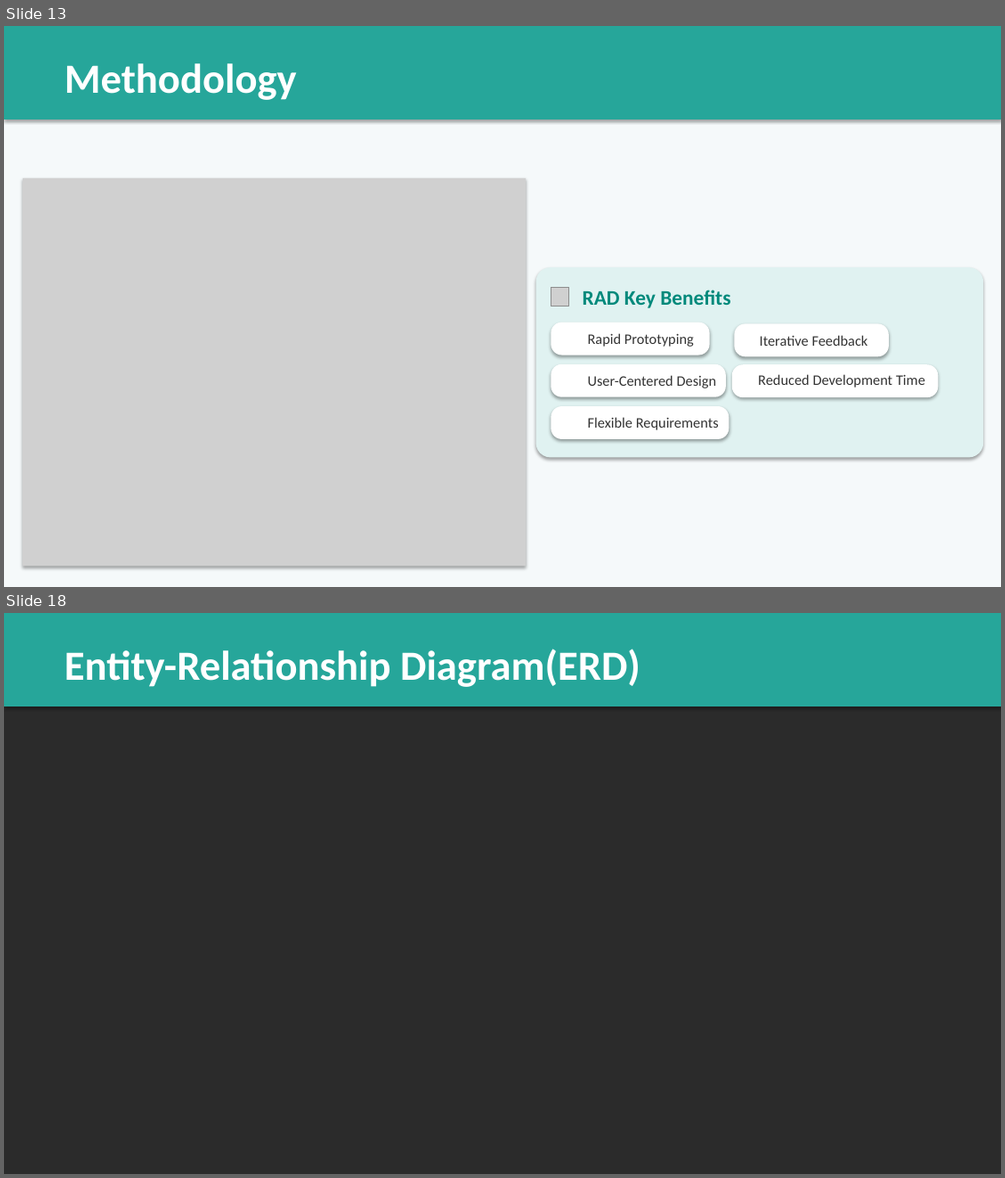
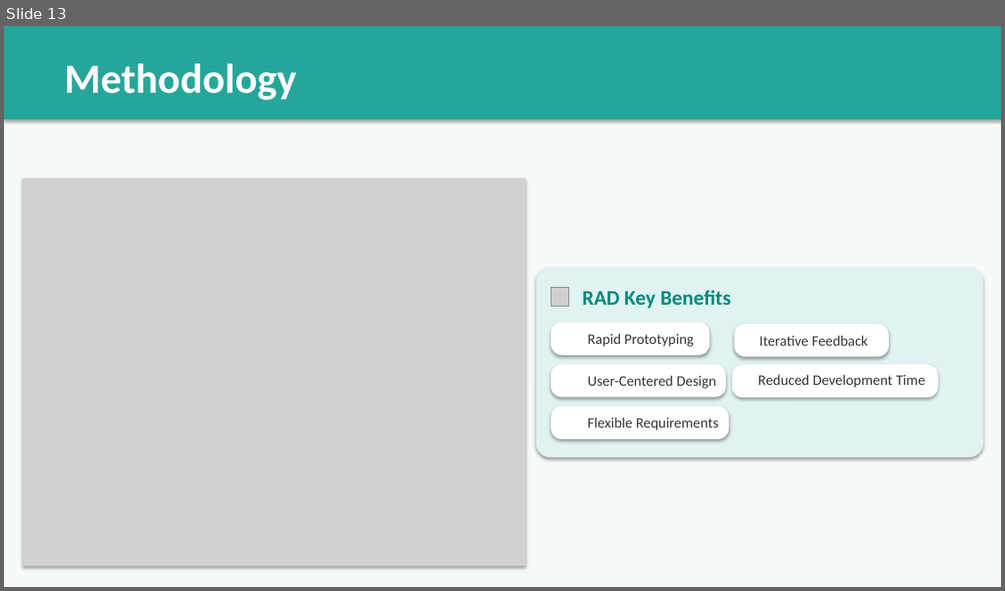
Before and after one commit to jemhakdog/Interactive-Digital-Cultural-Map-and-Local-Tourism-Information-system-for-Mangatarem--Pangasinan, a slide deck: docs/ppt/Interactive-Digital-Cultural-Map-and-Local-Tourism-Information-System.pptx. Shown one above the other, each under a label of ours: slides 13 and 18 before the commit, slide 13 after it; the slides between them are not shown. The pictures are 1005x1178 and 1005x591 pixels, drawn with LibreOffice and Linux fonts; fonts in the diff are those of the drawing; grey boxes stand for pictures; background and template pictures are left out; a plain dark background stands for a picture behind light text. Boxes give left, top, right and bottom in pixels: in the first picture for what was removed or moved away, otherwise in the second. Text is boxed around its words. In the diff, an @@ line names an element or a change of style, - is before the commit and + after.

```diff
--- a/docs/ppt/Interactive-Digital-Cultural-Map-and-Local-Tourism-Information-System.pptx
+++ b/docs/ppt/Interactive-Digital-Cultural-Map-and-Local-Tourism-Information-System.pptx
@@ slide 18 removed at (4,613,1001,1174), background picture (left out) @@
@@ rectangle removed at (4,613,1001,706) @@
@@ text removed at (65,649,640,687) @@
-Entity-Relationship Diagram(ERD)
```
Also in this commit, not shown: 4 slides changed, 5 slides added, 3 other slides removed, 1 other file.
